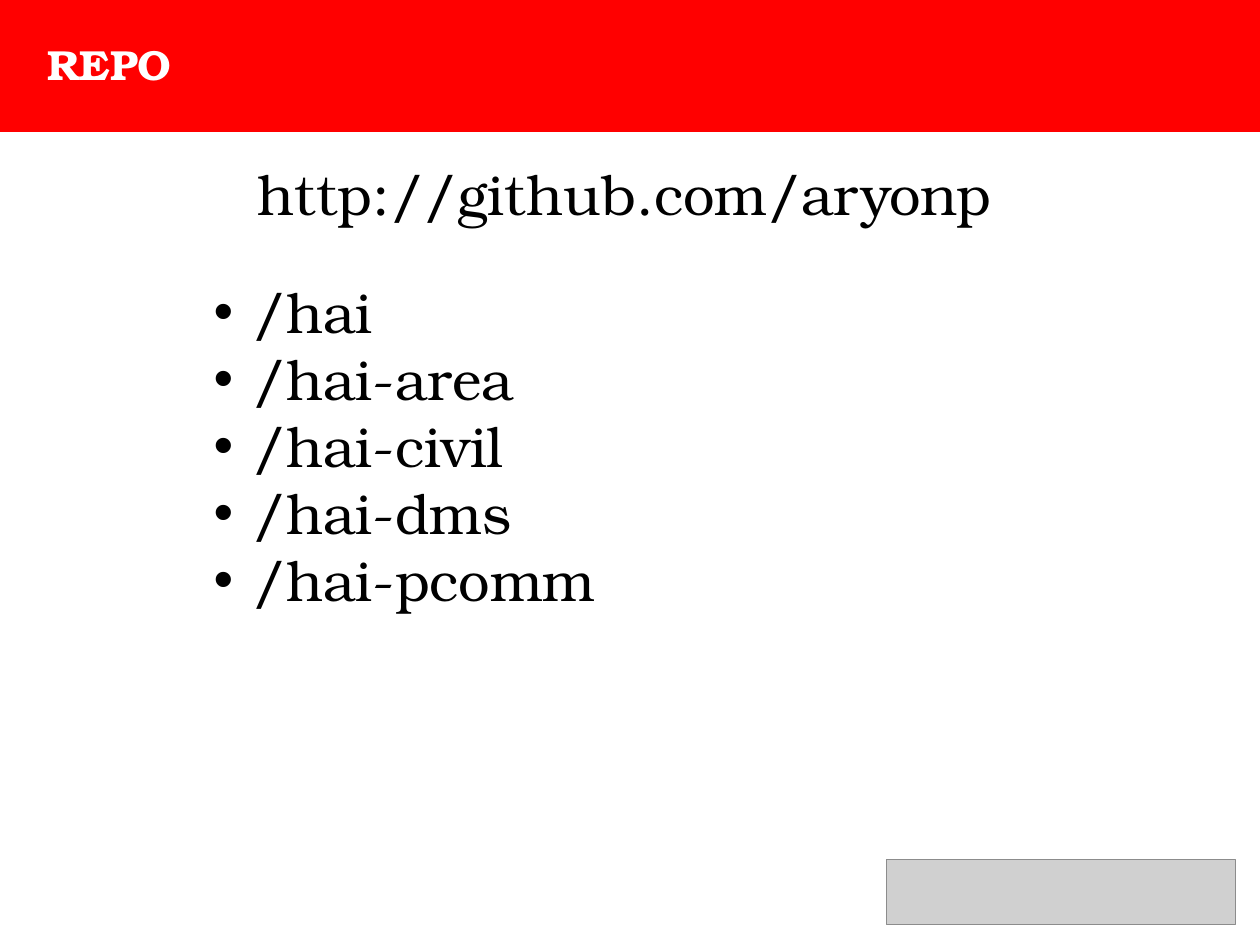
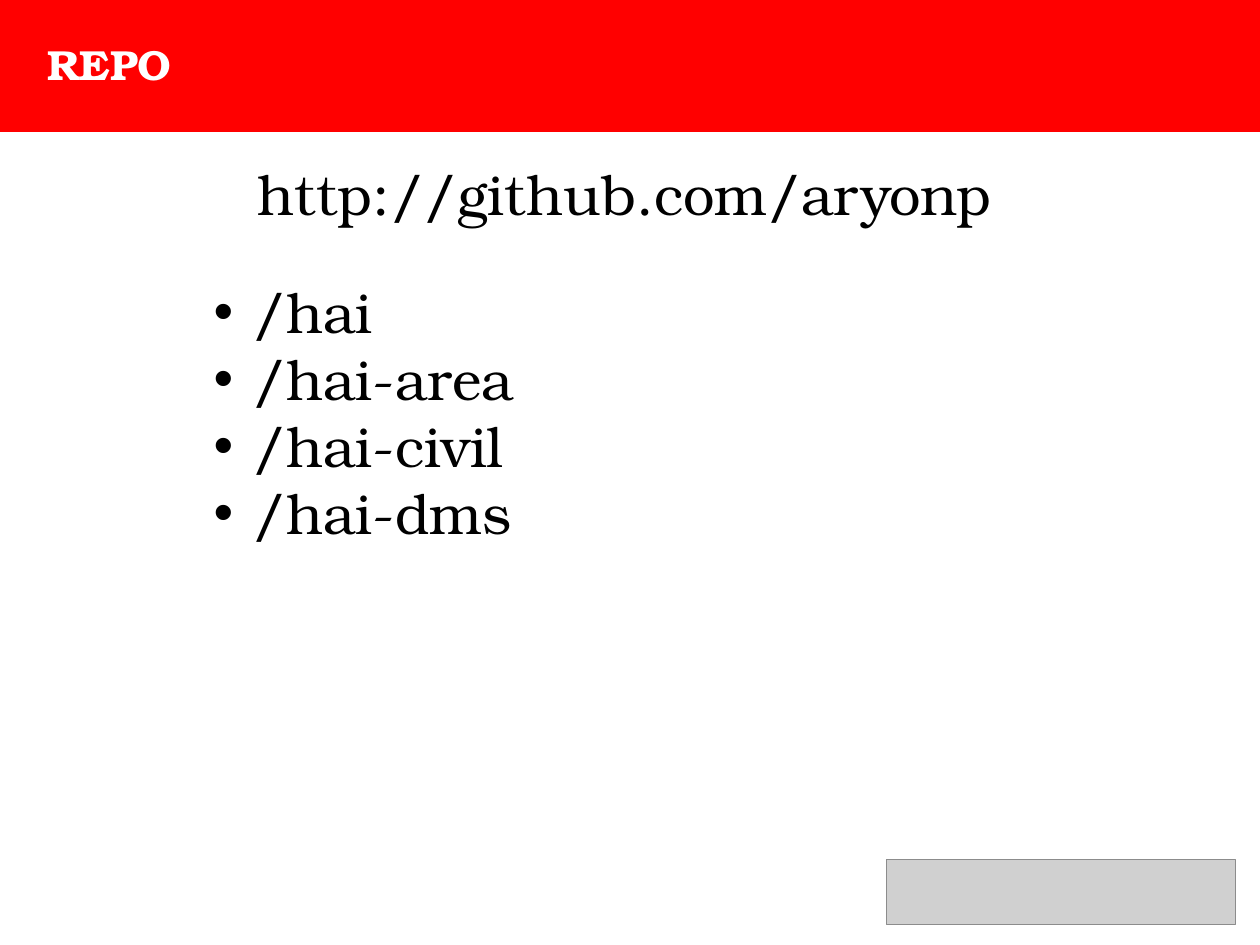
Before and after one commit to aryonp/hai, a slide deck: slide 11 of PRESENTASI.pptx (slide 9 before the commit). Drawn at 1260x945 pixels with LibreOffice and Linux fonts; fonts in the diff are those of the drawing; grey boxes stand for pictures. Boxes give left, top, right and bottom in pixels: in the first picture for what was removed or moved away, otherwise in the second. Text is boxed around its words. In the diff, an @@ line names an element or a change of style, - is before the commit and + after.

```diff
--- a/PRESENTASI.pptx
+++ b/PRESENTASI.pptx
@@ text at (x1=253, y1=561, x2=596, y2=614): paragraph removed @@
-• /hai-pcomm
```
Also in this commit, not shown: 3 other slides changed, 3 slides added, 1 slide removed, 1 other file.
